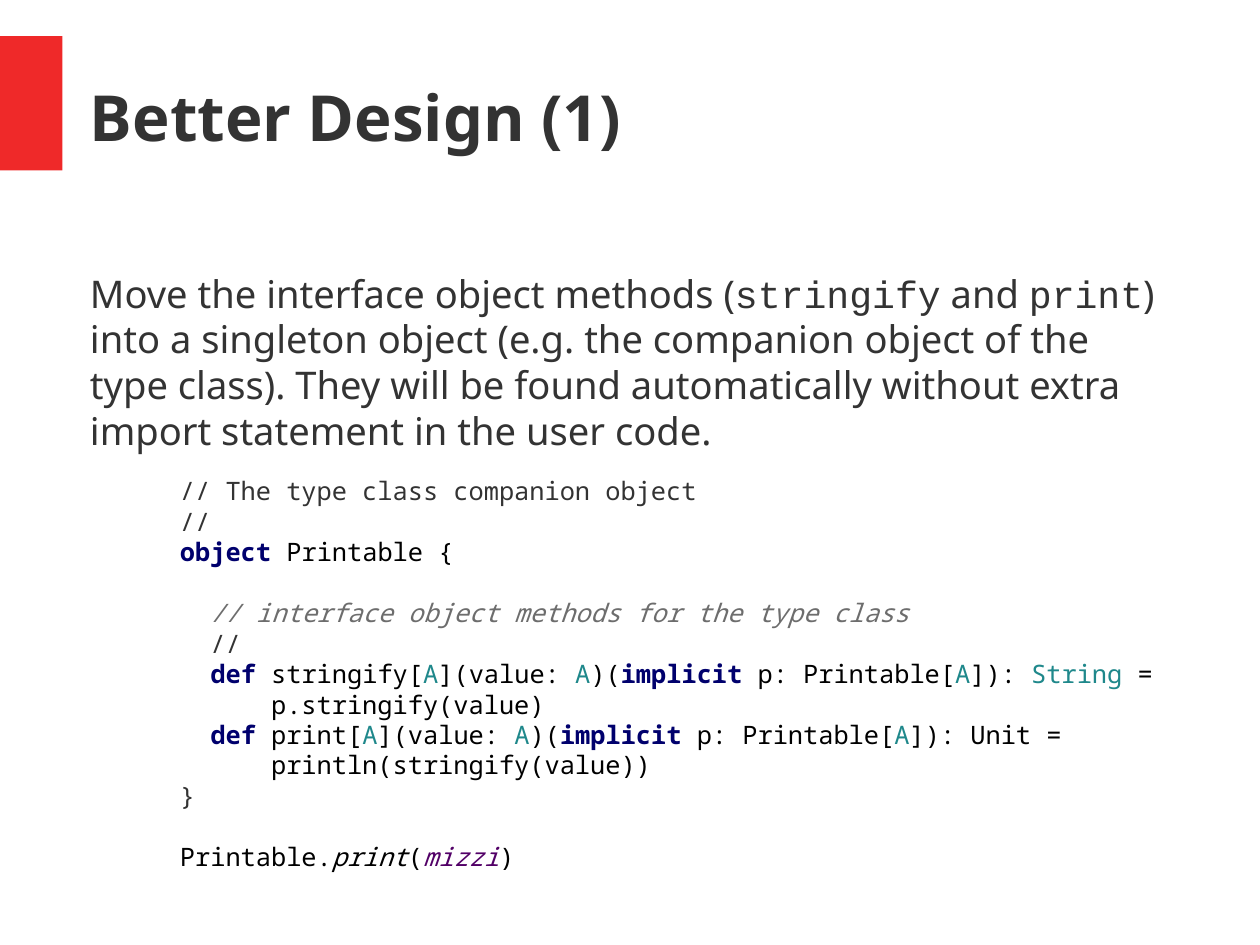
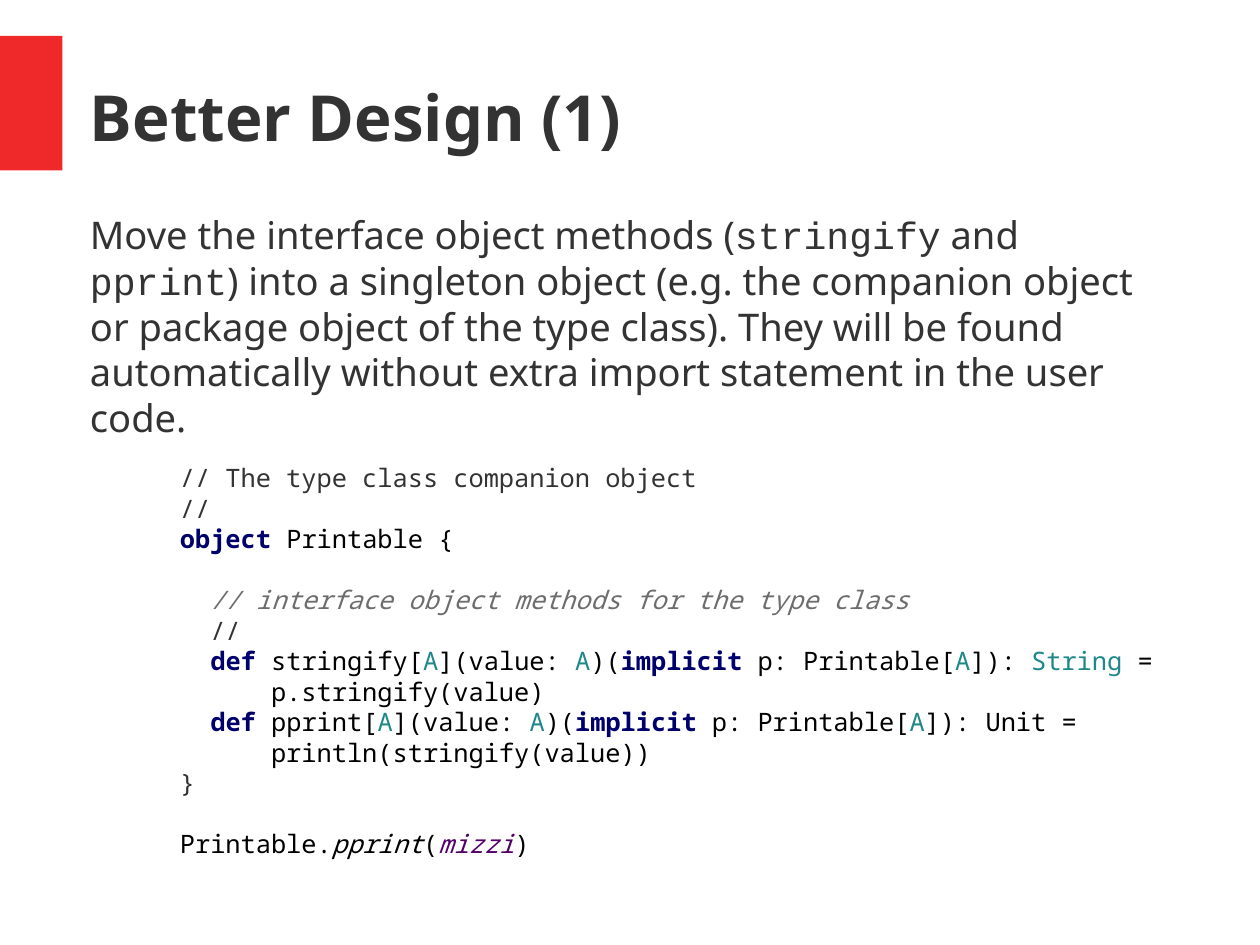
Before and after one commit to hermannhueck/typeclasses, a slide deck: slide 18 of Slides/TypeClasses.pptx. Drawn at 1260x945 pixels with LibreOffice and Linux fonts; fonts in the diff are those of the drawing. Boxes give left, top, right and bottom in pixels: in the first picture for what was removed or moved away, otherwise in the second. Text is boxed around its words. In the diff, an @@ line names an element or a change of style, - is before the commit and + after.

```diff
--- a/Slides/TypeClasses.pptx
+++ b/Slides/TypeClasses.pptx
@@ text at (90, 220, 1133, 433): text changed @@
-Move the interface object methods (stringify and print) into a singleton object (e.g. the companion object of the type class). They will be found automatically without extra import statement in the user code.
+Move the interface object methods (stringify and pprint) into a singleton object (e.g. the companion object or package object of the type class). They will be found automatically without extra import statement in the user code.
@@ text "Move the interface object methods ...": place and size @@
-text "Move the interface object methods ..." at (90, 279, 1155, 781)
+text "Move the interface object methods ..." at (90, 220, 1133, 859)
@@ text at (210, 711, 1047, 737): text changed @@
-def print[A](value: A)(implicit p: Printable[A]): Unit =
+def pprint[A](value: A)(implicit p: Printable[A]): Unit =
@@ text at (180, 833, 514, 859): text changed @@
-Printable.print(mizzi)
+Printable.pprint(mizzi)
```
Also in this commit, not shown: 10 other slides changed, 1 other file.
